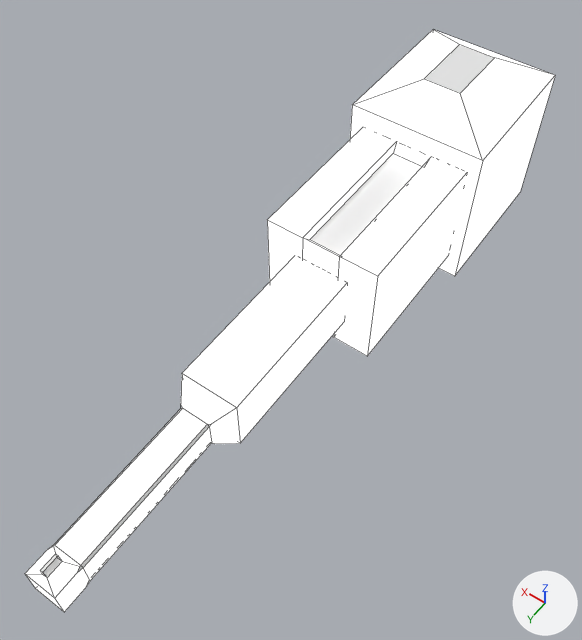
Two versions of the FBX model Client/UnityProject/Assets/Models/MechaComponents/BasicGun.fbx, one commit apart.
Rendered twice from a 50 mm lens placed at (-1.62, 3.04, 3.58), pointed at (0.02, 0.75, -0.02). Arrows for +X, +Y and +Z are at lower right; the lights stay in place. Mesh edges are drawn as thin lines. Vertices at the same position are counted once.

The first picture shows 'BasicGun'.
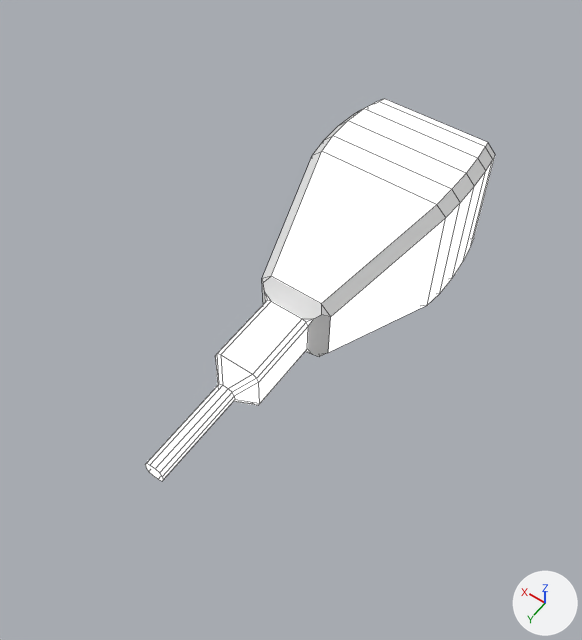
What changed in the scene script:
```text
Change me_cube_002:
    used by ob_basicgun; location = (0.0, 0.0, 0.0); rotation_euler = (1.571, 0.0, 1.571), in degrees (90, 0, 90); scale = (0.005, 0.00177, 0.00177)
    remove me_cube_002.from_pydata(...)  # 78 vertices, 66 faces; spans x -299.0..531.0, y -283.0..372.0, z -251.0..251.0
    add me_cube_002.from_pydata(...)  # 112 vertices, 102 faces; spans x -47.0..47.0, y -47.0..47.0, z -193.0..75.0
    me_cube_002 part 1: the loose piece of 46 vertices spanning x 96.0..531.0, y -100.0..100.0, z -100.0..100.0 is deleted
    me_cube_002 part 2: the loose piece of 12 vertices spanning x -299.0..-99.0, y -283.0..372.0, z -251.0..251.0 is deleted
    me_cube_002 part 3
    20 vertices are removed from x -102.0..98.0, y -205.0..205.0, z -205.0..205.0
    18 faces are deleted
    60 vertices are added at x -47.0..40.0, y -47.0..47.0, z -193.0..75.0
    12 new vertices lie (0.0, 0.0, 57.0) away from vertices in x -6.0..6.0, y -6.0..6.0, z -193.0
    12 new vertices lie (0.0, 0.0, 45.0) away from vertices in x -14.0..14.0, y -14.0..14.0, z -126.0
    8 new vertices lie (7.0, 7.0, 0.0) away from vertices in x -47.0..40.0, y -47.0..40.0, z 38.0..75.0
    8 new vertices lie (7.0, -7.0, 0.0) away from vertices in x -47.0..40.0, y -40.0..47.0, z 38.0..75.0
    6 new vertices lie (6.0, 6.0, 0.0) away from vertices in x -46.0..40.0, y -46.0..40.0, z -73.0..22.0
    6 new vertices lie (6.0, -6.0, 0.0) away from vertices in x -46.0..40.0, y -40.0..46.0, z -73.0..22.0
    70 new faces join them, mat_basic (white #e7e1e1)
    32 new faces join them, mat_highlight (white #e7e7e7)
Change ob_basicgun:
    ob_basicgun.rotation_euler: (1.571, 0.0, 1.571) -> (1.571, 0.0, 0.0)  # degrees (90, 0, 90) -> degrees (90, 0, 0)
    ob_basicgun.scale: (0.005, 0.00177, 0.00177) -> (0.01, 0.01, 0.01)
```

What differs and where, as boxes [x1, y1, x2, y2] in the pictures (582 x 640 px):
'BasicGun', reshaped, turned, rescaled: before [25, 30, 555, 612]; after [145, 99, 495, 481]
part 1 of me_cube_002, deleted: before [25, 257, 346, 612]
part 2 of me_cube_002, deleted: before [350, 30, 555, 276]
part 3 of me_cube_002, built on: before [267, 128, 466, 356]; after [145, 99, 495, 481]
